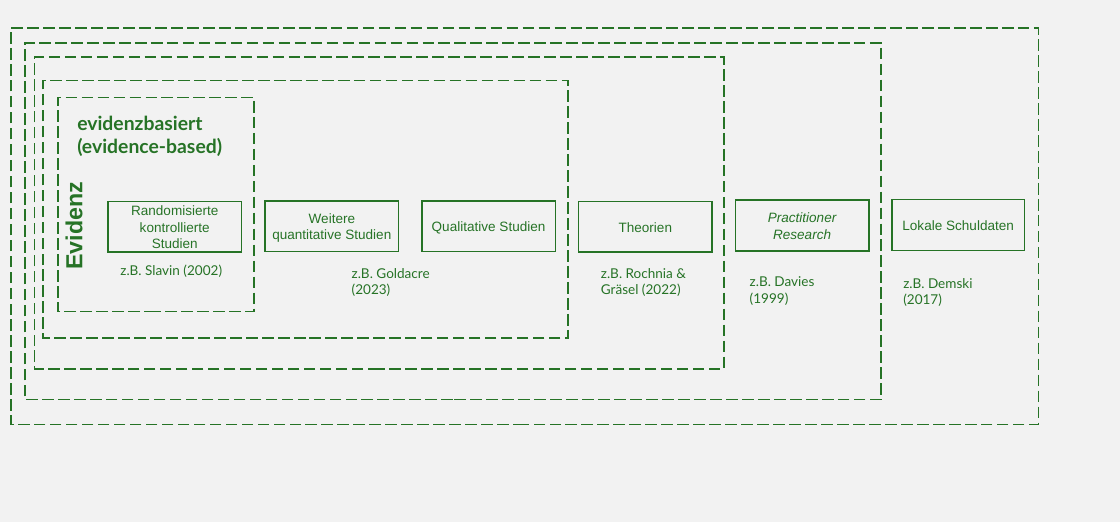
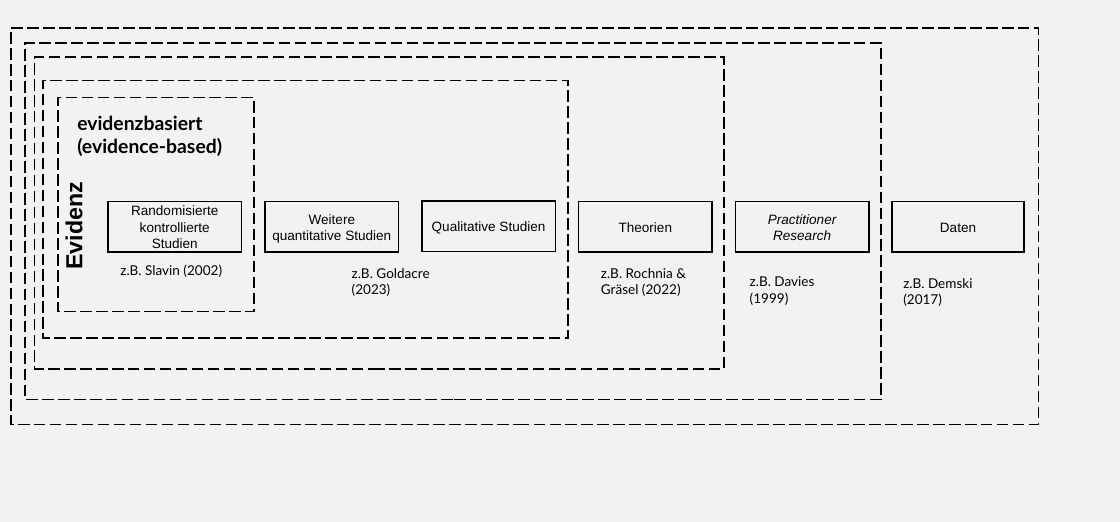
Before and after one commit to kirstinschmidt/Schmidt_Disputation, a slide deck: slide 4 of img/evidenzbasierte_informierte_Praxis.pptx (slide 10 before the commit). Drawn at 1120x522 pixels with LibreOffice and Linux fonts; fonts in the diff are those of the drawing. Boxes give left, top, right and bottom in pixels: in the first picture for what was removed or moved away, otherwise in the second. Text is boxed around its words. In the diff, an @@ line names an element or a change of style, - is before the commit and + after.

```diff
--- a/img/evidenzbasierte_informierte_Praxis.pptx
+++ b/img/evidenzbasierte_informierte_Praxis.pptx
@@ outline #267326 1.5 pt dashed to #000000 1.5 pt dashed in 5 elements at box(43, 81, 568, 338), box(58, 97, 253, 312), box(34, 57, 724, 369), box(25, 43, 881, 400), box(11, 28, 1039, 425) @@
@@ text colour #267326 to #000000; outline #267326 1.5 pt to #000000 1.5 pt in 5 elements at box(108, 201, 242, 252), box(265, 201, 399, 252), box(422, 201, 555, 252), box(578, 201, 712, 252), box(736, 201, 869, 252) @@
@@ rectangle "Daten" at box(892, 201, 1024, 252): outline #267326 1.5 pt to #000000 1.5 pt @@
@@ text in rectangle at box(940, 222, 976, 232): text changed; text colour #267326 to #000000 @@
-Lokale Schuldaten
+Daten
@@ text colour #267326 to #000000 in 7 elements at box(61, 190, 87, 268), box(77, 115, 222, 156), box(120, 264, 222, 277), box(352, 268, 429, 296), box(601, 268, 681, 296), box(750, 276, 814, 305), box(903, 278, 973, 306) @@
```
Also in this commit, not shown: 8 other slides changed, 4 slides removed, 46 other files.
